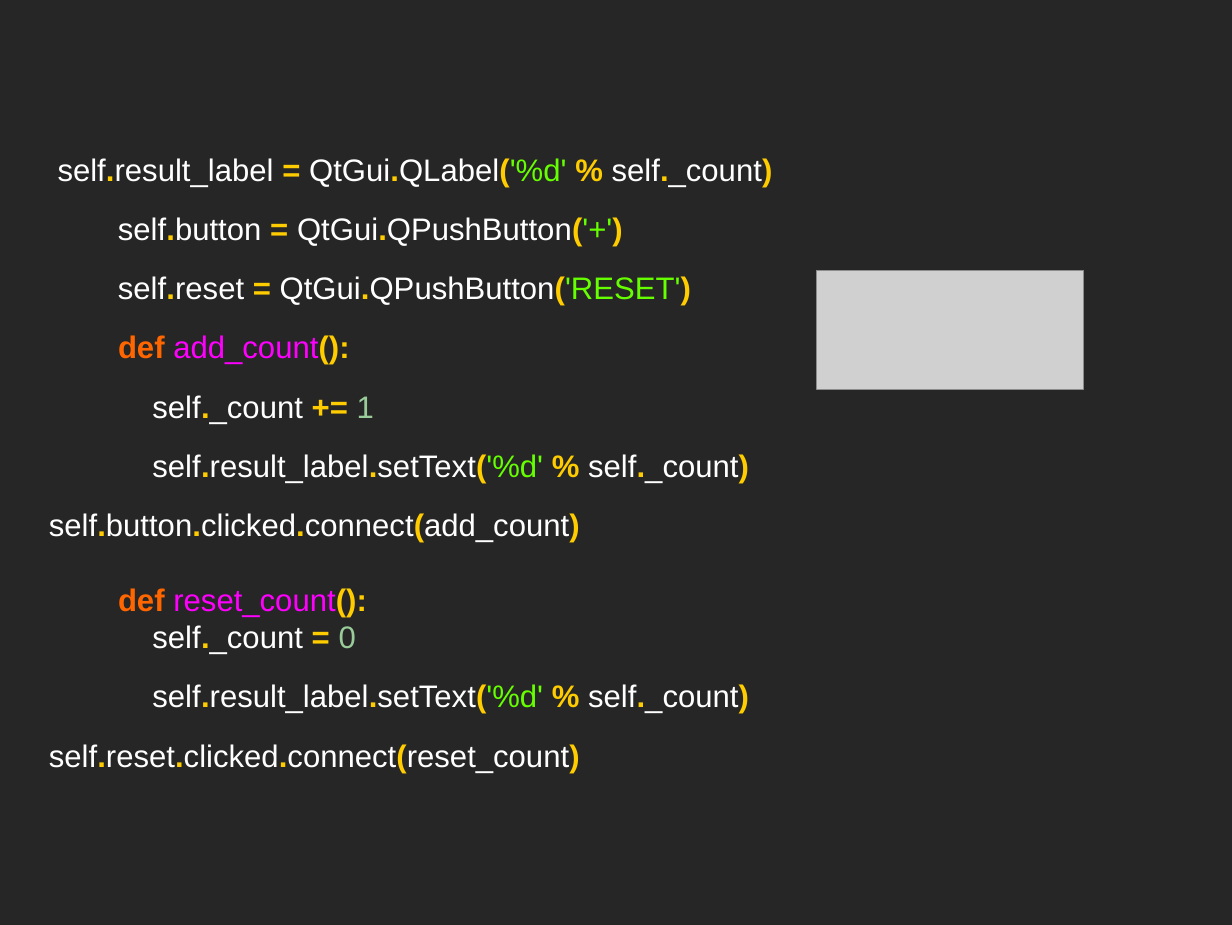
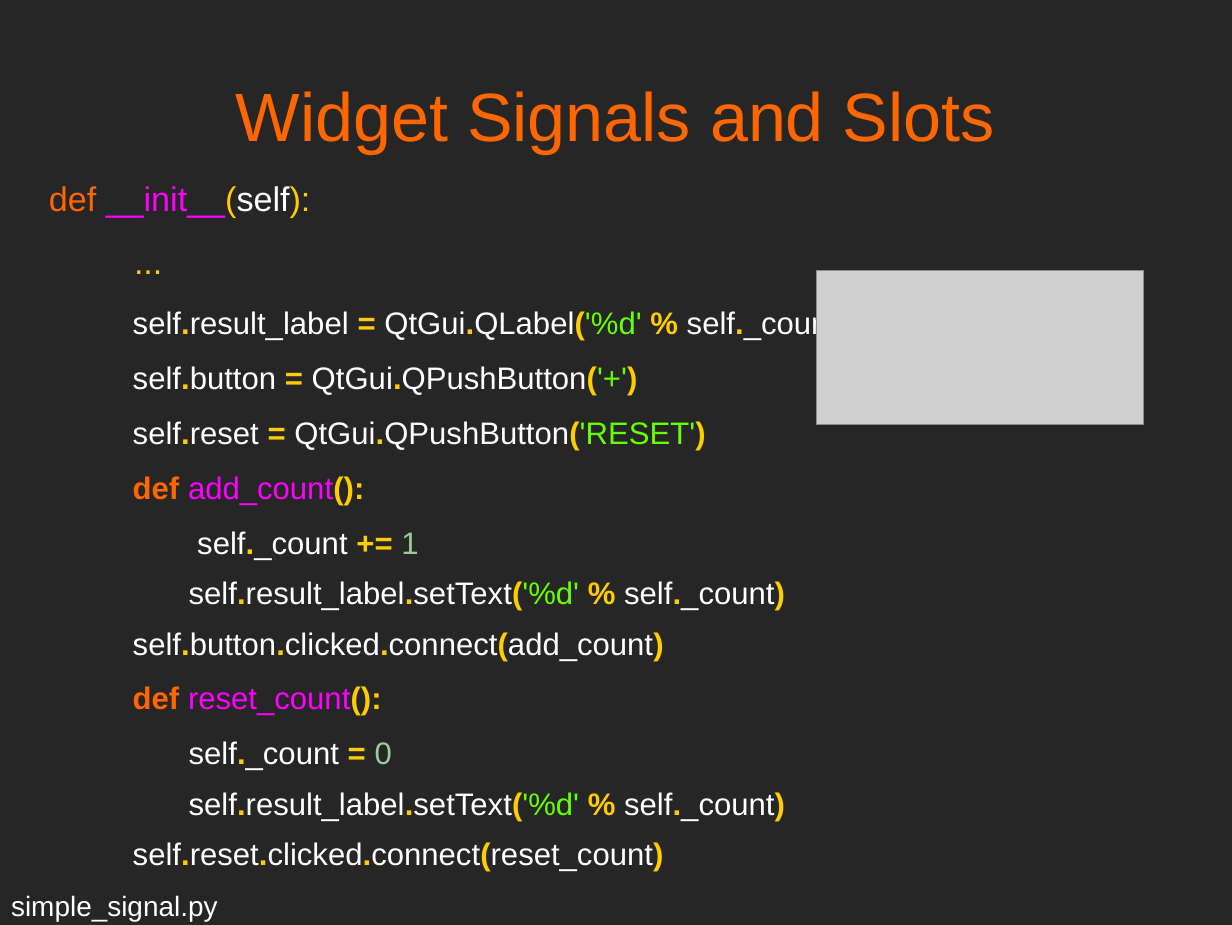
Before and after one commit to mfarhan12/qt-presentation, a slide deck: slide 10 of OPAG QT Presentation.odp. Drawn at 1232x925 pixels with LibreOffice and Linux fonts; fonts in the diff are those of the drawing; grey boxes stand for pictures. Boxes give left, top, right and bottom in pixels: in the first picture for what was removed or moved away, otherwise in the second. Text is boxed around its words. In the diff, an @@ line names an element or a change of style, - is before the commit and + after.

```diff
--- a/OPAG QT Presentation.odp
+++ b/OPAG QT Presentation.odp
@@ text added at (236, 91, 995, 153), 44 pt, text #FF6600 @@
+Widget Signals and Slots
@@ text at (49, 186, 311, 218): paragraphs added @@
+def __init__(self):
+...
@@ picture: place and size @@
-picture at (817, 271, 1084, 389)
+picture at (817, 271, 1145, 425)
@@ text at (133, 309, 848, 872): list level 1 to 2 in "self.result_label = QtGui.QLabel('%d' % self._count)"; list level 1 to 2 in "self.button = QtGui.QPushButton('+')"; list level 1 to 2 in "self.reset = QtGui.QPushButton('RESET')"; list level 1 to 2 in "def add_count():"; list level 1 to 3 in "self._count += 1"; list level 1 to 3 in "self.result_label.setText('%d' % self._count)"; list level 1 to 2 in "self.button.clicked.connect(add_count)"; list level 1 to 2 in "def reset_count():"; list level 1 to 3 in "self._count = 0"; list level 1 to 2 in "self.reset.clicked.connect(reset_count)" @@
@@ text added at (11, 895, 217, 921), 18 pt, text #FFFFFF @@
+simple_signal.py
```
Also in this commit, not shown: 13 other slides changed, 1 other file.
